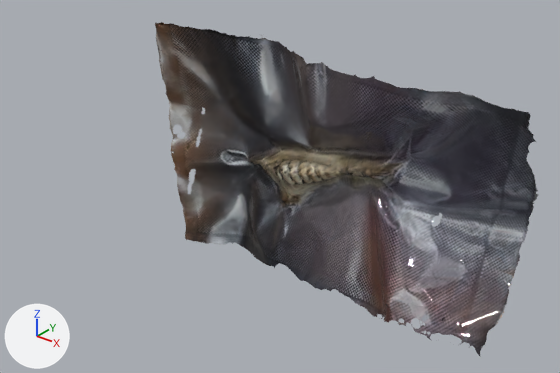
Renders of the glTF model docs/wald_iii.glb from each side of a commit.
One viewpoint serves both versions: a 50 mm lens placed at (2.97, -4.24, 3.77), pointed at (-0.42, 0.0, 1.14). Arrows for +X, +Y and +Z are at lower left; the lights stay in place. Where no turn or scale is listed for an object, it has been applied to the vertices.

The first picture shows 'knochen'.
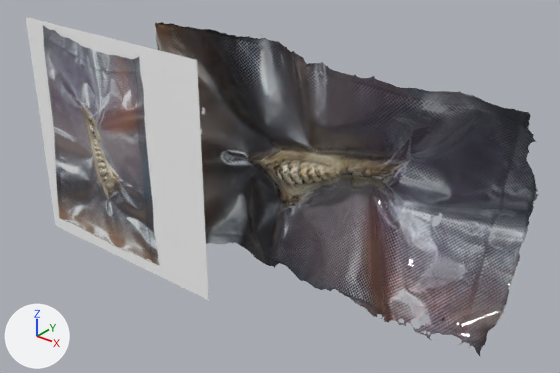
What changed in the scene script:
```text
Add mat_material_002:
    mat_material_002 = principled_material('Material.002')
    mat_material_002.texture = img_knochen_bake
    mat_material_002.roughness = 0.0636
Add me_plane:
    me_plane.from_pydata(...)  # 25 vertices, 32 faces; spans x -1.0..1.0, y 0.0, z -1.0..1.0
    me_plane.materials.append(mat_material_002)  # picture img_knochen_bake
Add ob_plane:
    ob_plane = bpy.data.objects.new('Plane', me_plane)
    ob_plane.location = (-1.763, -0.497, 1.202)
```

What differs and where, as boxes [x1, y1, x2, y2] in the pictures (560 x 373 px):
'Plane', added
    after: [26, 17, 209, 300]
